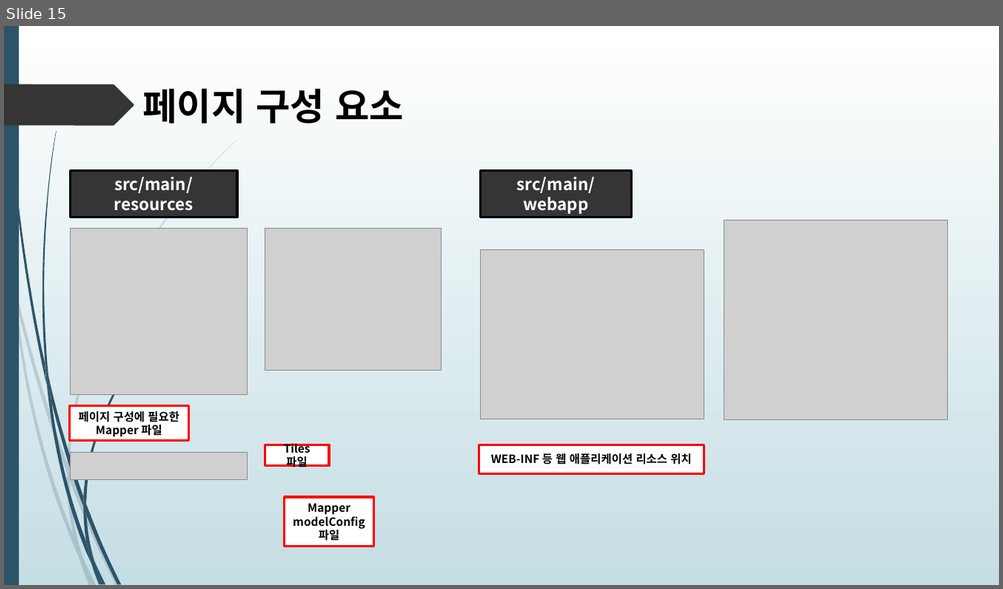
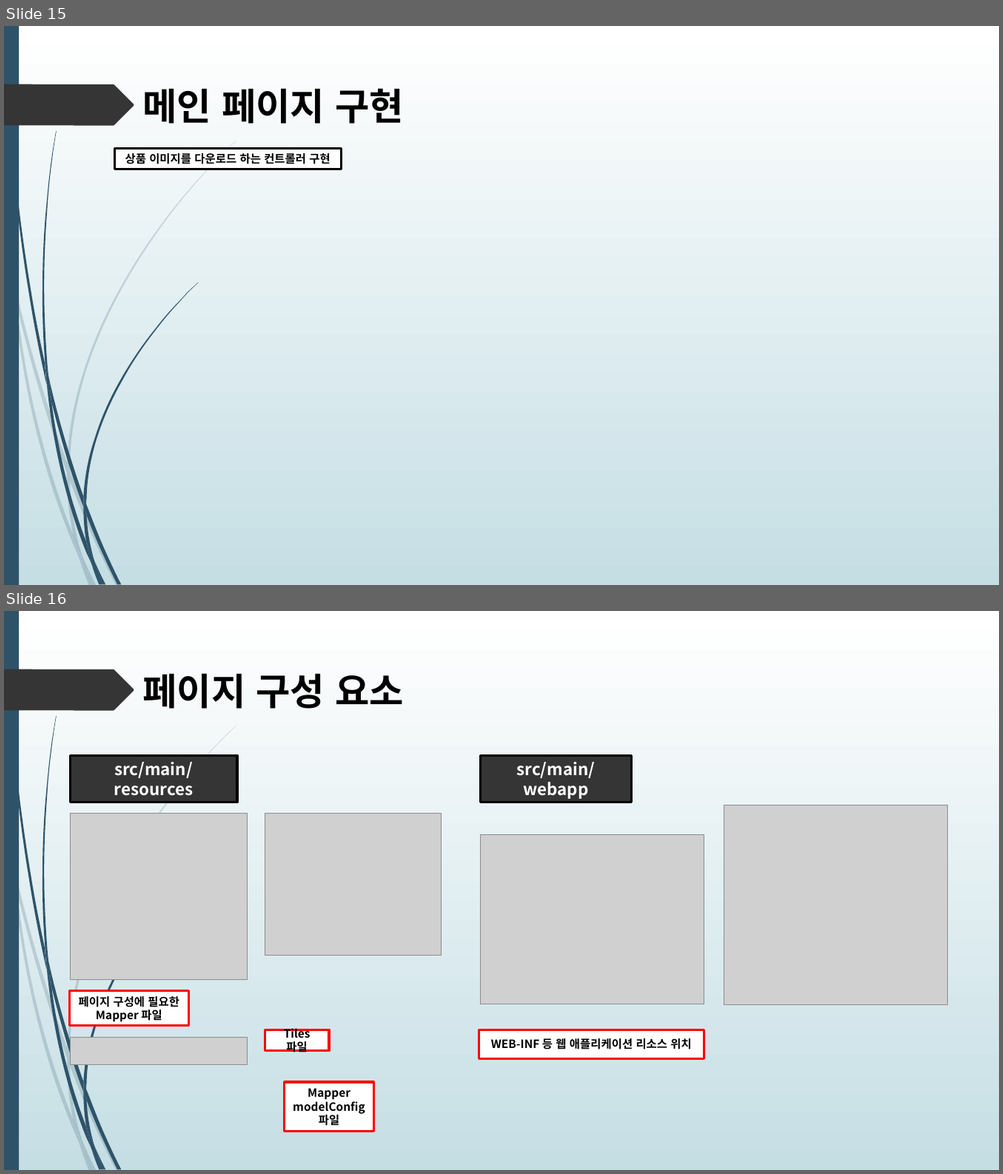
Before and after one commit to himediaai/DongOuk, a slide deck: 쇼핑몰.pptx. Shown one above the other, each under a label of ours: slide 15 before the commit, slides 15 and 16 after it. The pictures are 1003x589 and 1003x1174 pixels, drawn with LibreOffice and Linux fonts; fonts in the diff are those of the drawing; grey boxes stand for pictures. Boxes give left, top, right and bottom in pixels: in the first picture for what was removed or moved away, otherwise in the second. Text is boxed around its words. In the diff, an @@ line names an element or a change of style, - is before the commit and + after.

```diff
--- a/쇼핑몰.pptx
+++ b/쇼핑몰.pptx
@@ slide 15 added at bbox=[4, 26, 999, 585], background gradient #FFFFFF to #C5DEE5; not listed: 24 template elements that a slide beside it also shows @@
@@ text added at bbox=[142, 88, 404, 124], 36 pt, text #000000, bold @@
+메인 페이지 구현
@@ rectangle added at bbox=[114, 148, 341, 170], fill #FFFFFF, outline #000000 2.25 pt, 11 pt, text #000000, bold @@
+상품 이미지를 다운로드 하는 컨트롤러 구현
@@ what was slide 15 is now slide 16 @@
```
Also in this commit, not shown: 1 slide changed.
